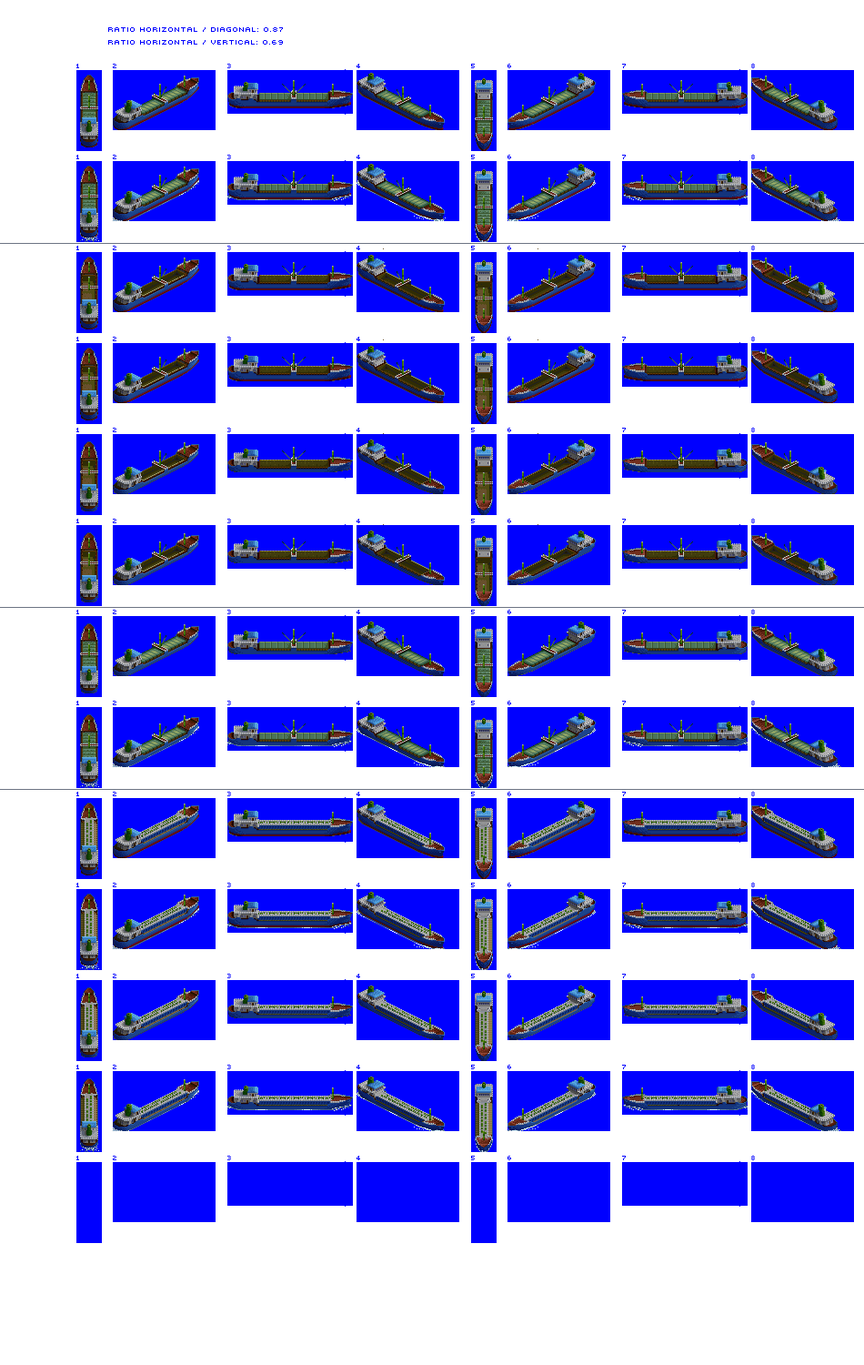
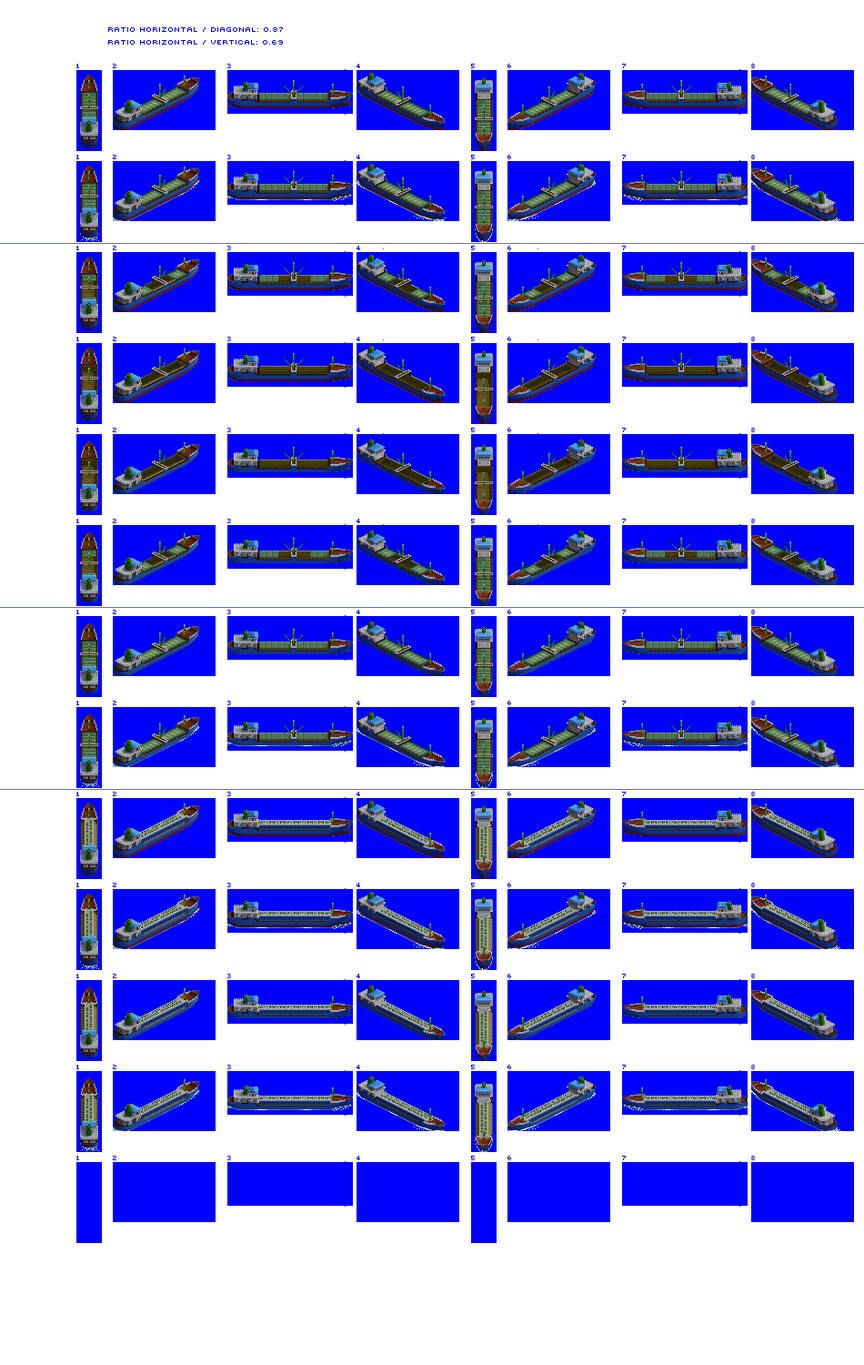
Before/after of a 864×1365 layered artwork. What changed in the layer stack:
painted on "Hatches Overlay" over [81, 269, 810, 592]
